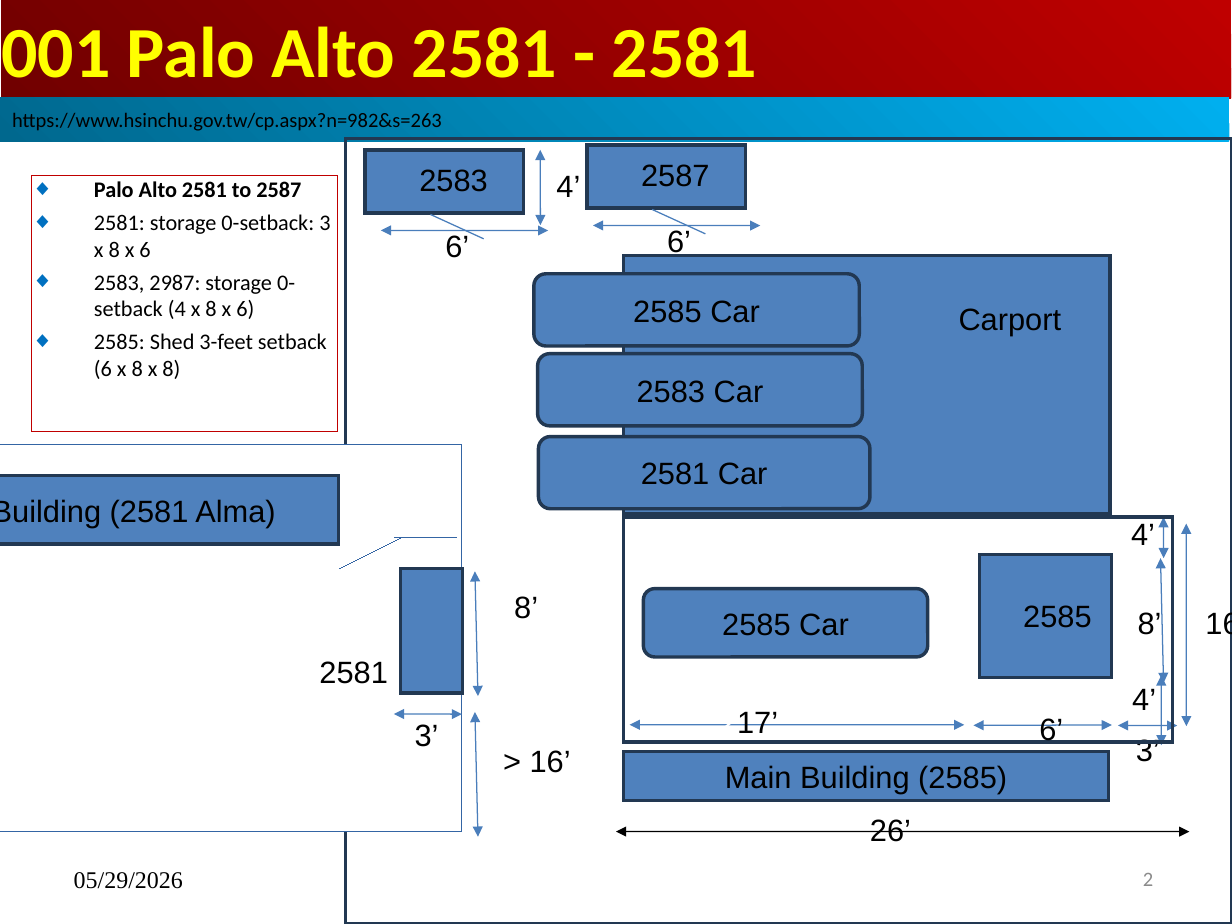
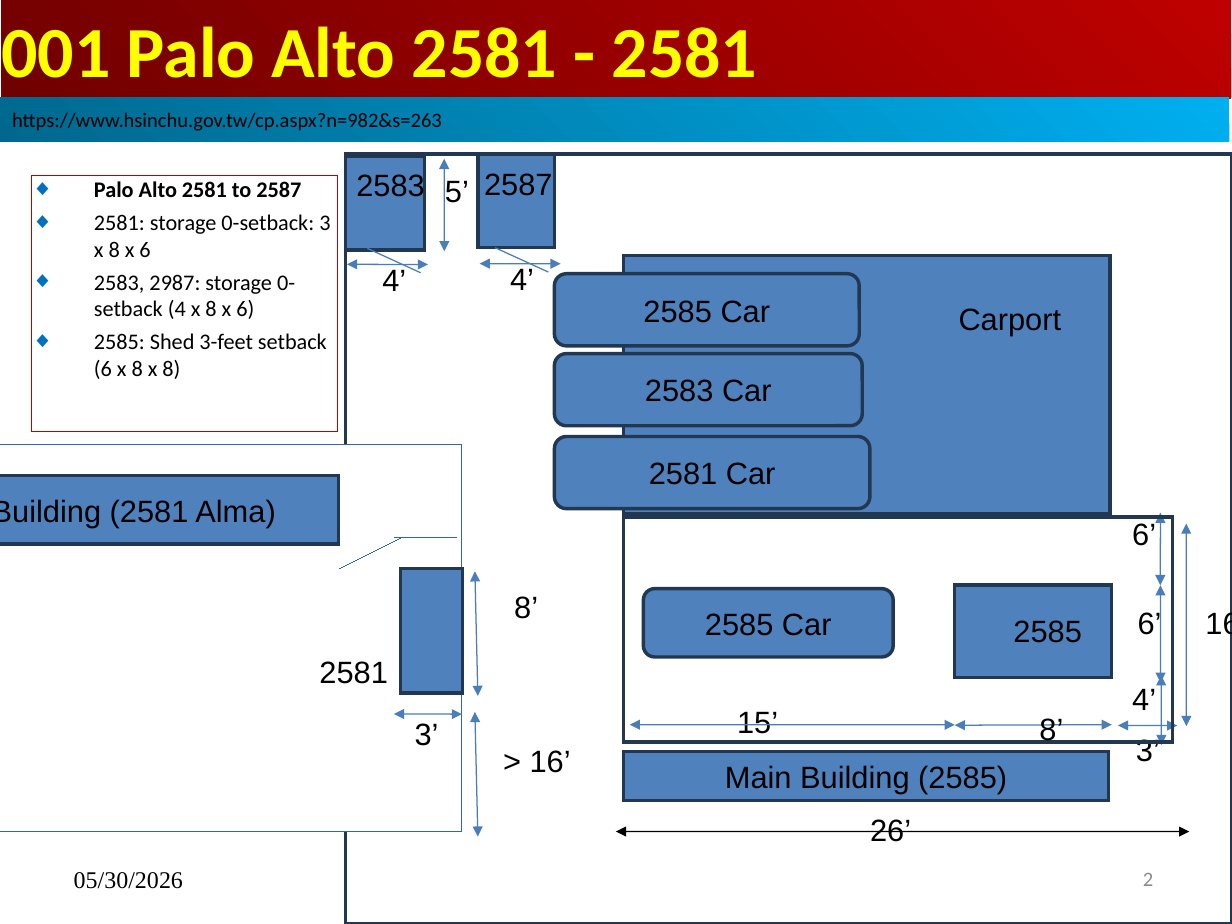
Before and after one commit to peterhchen/1000_Family, a slide deck: slide 2 of Palo_Alto_2581/000_PaloAlto_Shed.pptx. Drawn at 1232x924 pixels with LibreOffice and Linux fonts; fonts in the diff are those of the drawing. Boxes give left, top, right and bottom in pixels: in the first picture for what was removed or moved away, otherwise in the second. Text is boxed around its words. In the diff, an @@ line names an element or a change of style, - is before the commit and + after.

```diff
--- a/Palo_Alto_2581/000_PaloAlto_Shed.pptx
+++ b/Palo_Alto_2581/000_PaloAlto_Shed.pptx
@@ text "2583" rewrapped from <box>419,169,487,192</box> to <box>356,171,424,201</box> @@
@@ rectangle: place and size @@
-rectangle at <box>345,138,1232,924</box>
+rectangle at <box>345,154,1232,924</box>
@@ rectangle: place and size @@
-rectangle at <box>365,150,524,213</box>
+rectangle at <box>345,156,425,250</box>
@@ freeform shape: place and size @@
-freeform shape at <box>541,150,541,225</box>
+freeform shape at <box>445,159,445,251</box>
@@ text "2587": place and size @@
-text "2587" at <box>641,164,709,187</box>
+text "2587" at <box>484,173,552,196</box>
@@ rectangle: place and size @@
-rectangle at <box>586,145,745,208</box>
+rectangle at <box>478,154,554,248</box>
@@ text added at <box>445,180,476,203</box>, 18 pt, text #000000 @@
+5’’
@@ freeform shape removed at <box>593,225,760,225</box> @@
@@ text removed at <box>667,230,691,258</box> @@
-6’
@@ freeform shape added at <box>347,265,429,265</box>, outline #4A7EBB 0.75 pt @@
@@ line moved from (706, 234) - (652, 209) to (420, 272) - (367, 249) @@
@@ text at <box>382,269,406,291</box>: text changed @@
-24’
+4’
@@ freeform shape: place and size @@
-freeform shape at <box>381,230,548,230</box>
+freeform shape at <box>479,264,561,264</box>
@@ line moved from (484, 239) - (430, 214) to (548, 272) - (495, 248) @@
@@ text at <box>510,268,534,290</box>: text changed @@
-4’’
+4’
@@ rounded rectangle "2585 Car": place and size @@
-rounded rectangle "2585 Car" at <box>533,274,859,346</box>
+rounded rectangle "2585 Car" at <box>554,274,859,346</box>
@@ rounded rectangle "2583 Car": place and size @@
-rounded rectangle "2583 Car" at <box>537,354,862,426</box>
+rounded rectangle "2583 Car" at <box>554,354,862,426</box>
@@ rounded rectangle "2581 Car": place and size @@
-rounded rectangle "2581 Car" at <box>538,436,870,509</box>
+rounded rectangle "2581 Car" at <box>554,436,870,509</box>
@@ text "6’": place and size @@
-text "6’" at <box>445,235,469,258</box>
+text "6’" at <box>1132,522,1156,546</box>
@@ freeform shape: place and size @@
-freeform shape at <box>1163,517,1163,558</box>
+freeform shape at <box>1161,513,1161,585</box>
@@ rounded rectangle "2585 Car": place and size @@
-rounded rectangle "2585 Car" at <box>643,589,928,658</box>
+rounded rectangle "2585 Car" at <box>643,589,893,657</box>
@@ rectangle: place and size @@
-rectangle at <box>979,554,1111,678</box>
+rectangle at <box>955,585,1111,678</box>
@@ freeform shape: place and size @@
-freeform shape at <box>1161,558,1163,683</box>
+freeform shape at <box>1161,585,1161,683</box>
@@ text "2585": place and size @@
-text "2585" at <box>1023,605,1091,628</box>
+text "2585" at <box>1013,620,1081,643</box>
@@ text at <box>1138,610,1169,640</box>: text changed @@
-6’
+6’’
@@ text at <box>720,711,785,734</box>: text changed @@
-217’’
+215’’
@@ text at <box>1039,718,1063,744</box>: text changed @@
-8’’
+8’
@@ freeform shape: place and size @@
-freeform shape at <box>630,724,965,724</box>
+freeform shape at <box>630,724,955,724</box>
@@ freeform shape: place and size @@
-freeform shape at <box>973,726,1111,726</box>
+freeform shape at <box>955,724,1111,724</box>
@@ text at <box>74,872,183,889</box>: text changed @@
-05/29/2026
+05/30/2026
```
Also in this commit, not shown: 2 other slides changed.
